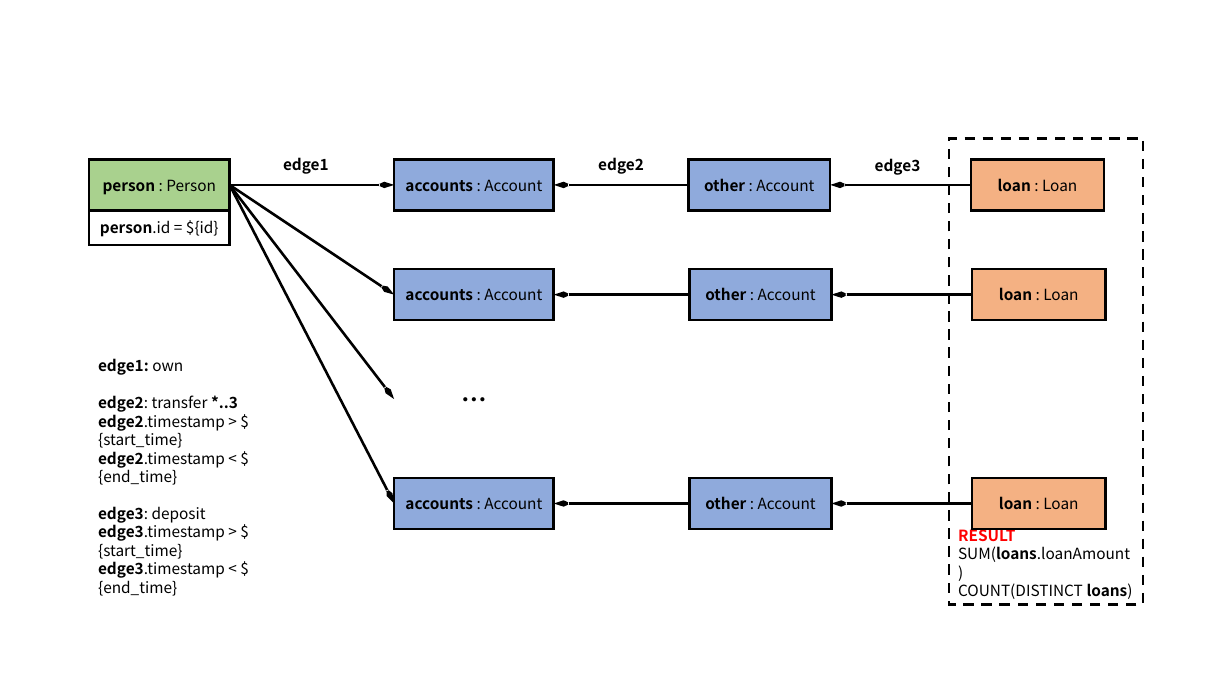
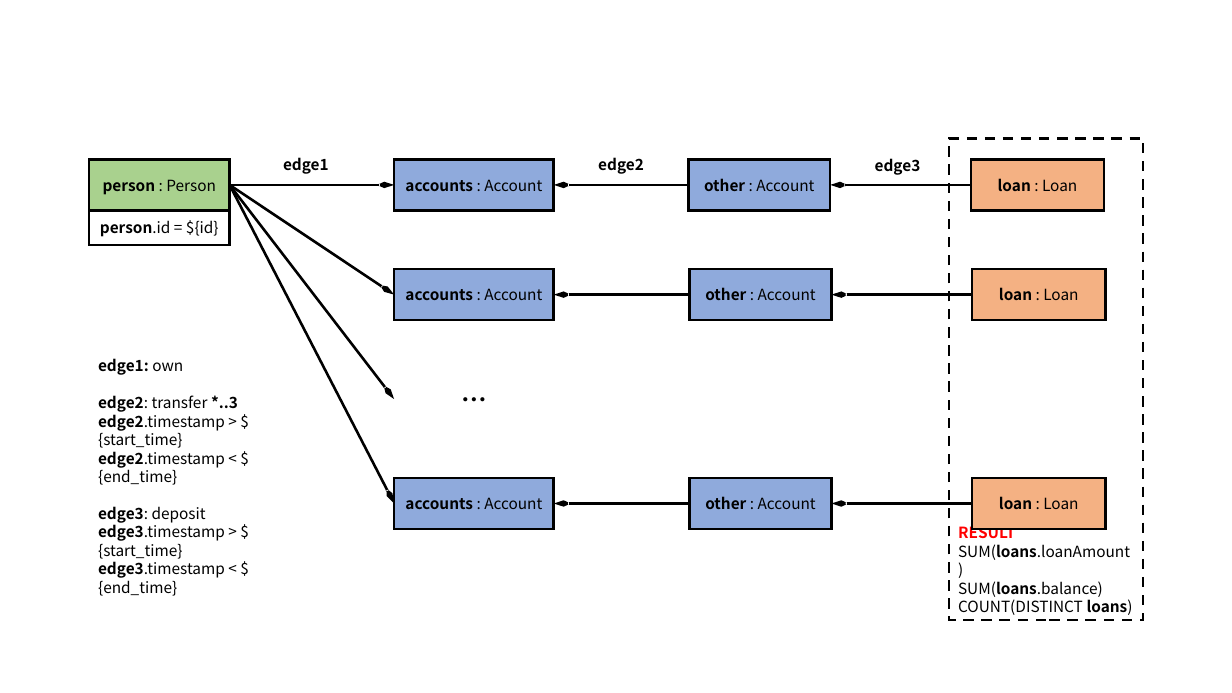
Before and after one commit to ldbc/ldbc_finbench_docs, a slide deck: slide 2 of patterns/transaction-complex-read.pptx. Drawn at 1232x693 pixels with LibreOffice and Linux fonts; fonts in the diff are those of the drawing. Boxes give left, top, right and bottom in pixels: in the first picture for what was removed or moved away, otherwise in the second. Text is boxed around its words. In the diff, an @@ line names an element or a change of style, - is before the commit and + after.

```diff
--- a/patterns/transaction-complex-read.pptx
+++ b/patterns/transaction-complex-read.pptx
@@ rectangle "RESULT": place and size @@
-rectangle "RESULT" at bbox=[949, 139, 1143, 604]
+rectangle "RESULT" at bbox=[949, 139, 1143, 620]
@@ text in rectangle at bbox=[958, 581, 1103, 597]: paragraph added @@
+SUM(loans.balance)
```
Also in this commit, not shown: 2 other slides changed, 18 other files.
